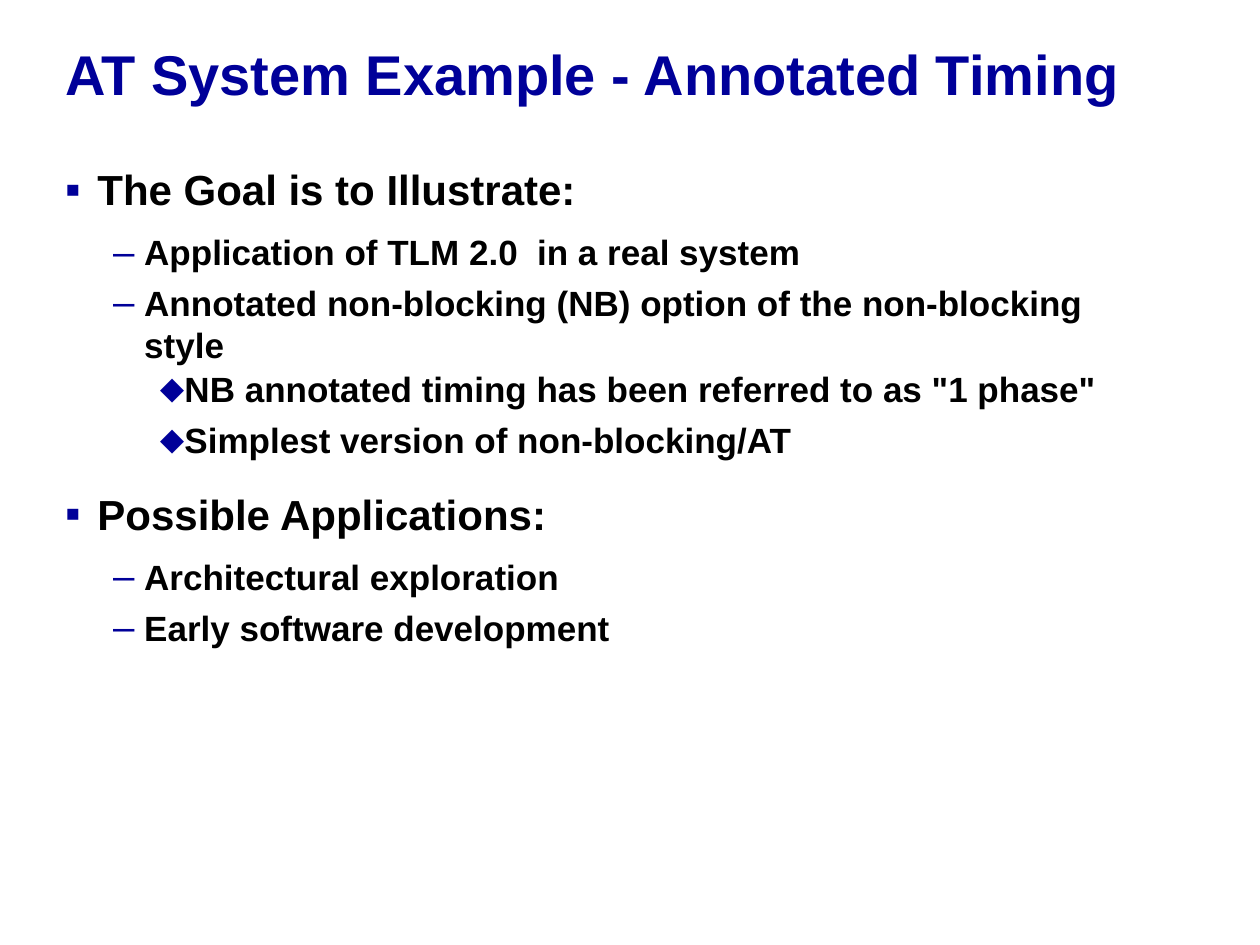
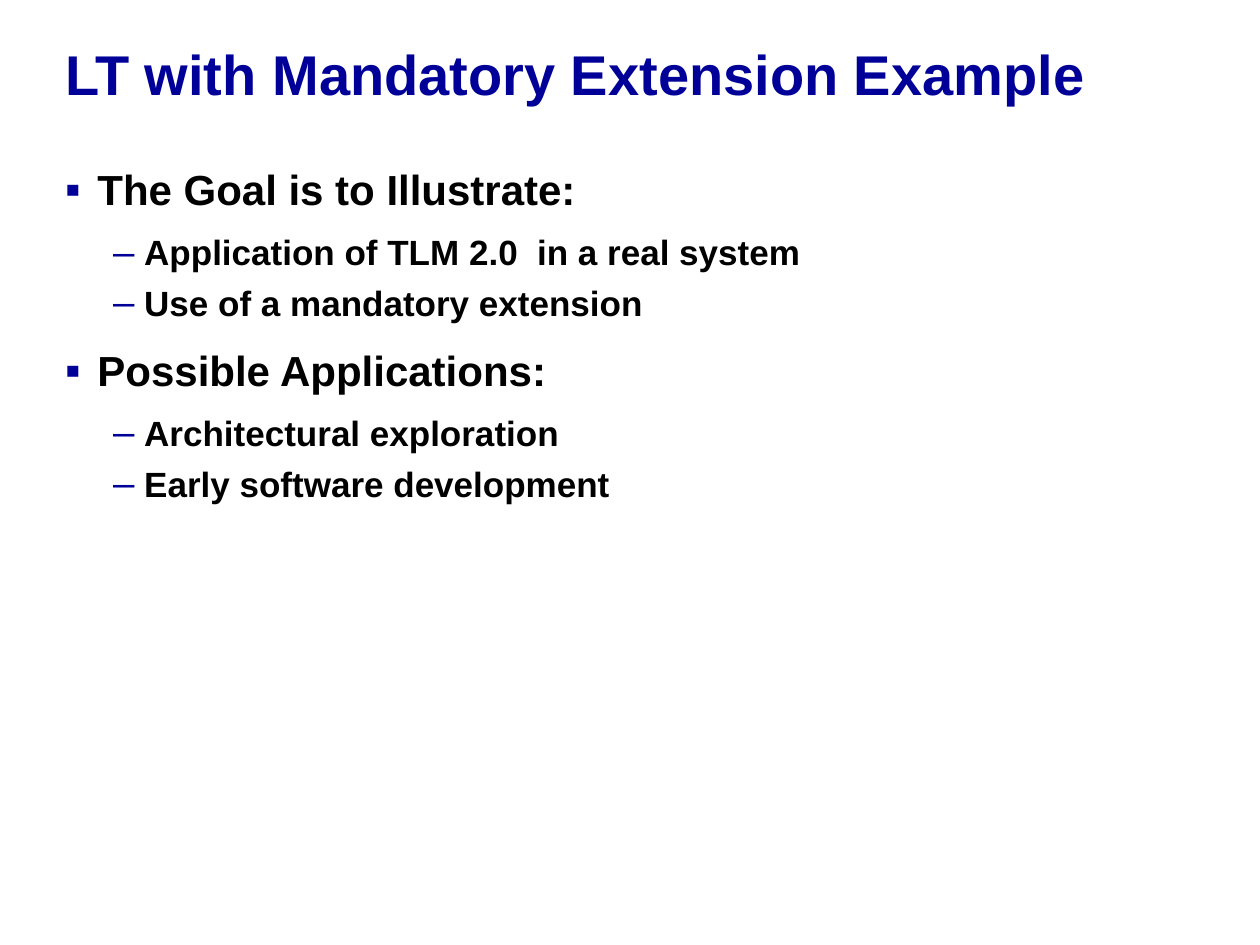
Before and after one commit to accellera-official/systemc, a slide deck: slide 2 of examples/tlm/lt_extension_mandatory/docs/lt_extension_mandatory_example.ppt. Drawn at 1260x945 pixels with LibreOffice and Linux fonts; fonts in the diff are those of the drawing; background and template pictures are left out. Boxes give left, top, right and bottom in pixels: in the first picture for what was removed or moved away, otherwise in the second. Text is boxed around its words. In the diff, an @@ line names an element or a change of style, - is before the commit and + after.

Commit message:
- updated extension examples PowerPoints

```diff
--- a/examples/tlm/lt_extension_mandatory/docs/lt_extension_mandatory_example.ppt
+++ b/examples/tlm/lt_extension_mandatory/docs/lt_extension_mandatory_example.ppt
@@ title at [65, 54, 1084, 106]: text changed @@
-AT System Example - Annotated Timing
+LT with Mandatory Extension Example
@@ text at [144, 290, 642, 323]: text changed @@
-  – Annotated non-blocking (NB) option of the non-blocking style
-    ⬥ NB annotated timing has been referred to as "1 phase"
-    ⬥ Simplest version of non-blocking/AT
+  – Use of a mandatory extension
```
Also in this commit, not shown: 5 other slides changed, 2 slides added, 5 slides removed, 1 other file.
